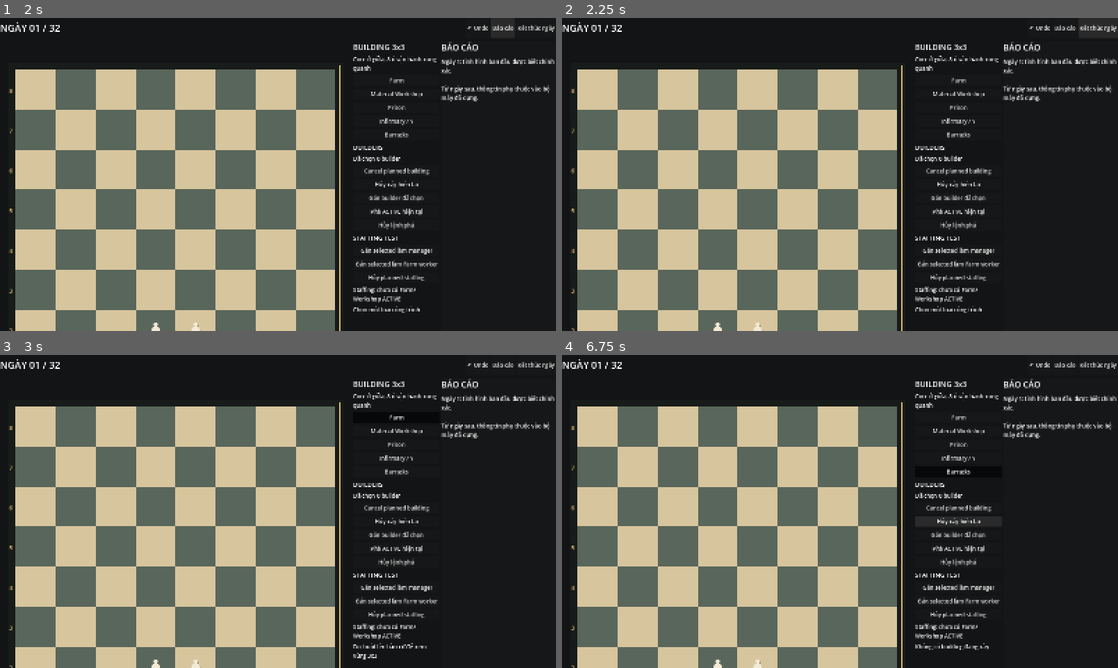
Above: before the commit, frames 1-4 (two rows, left to right).
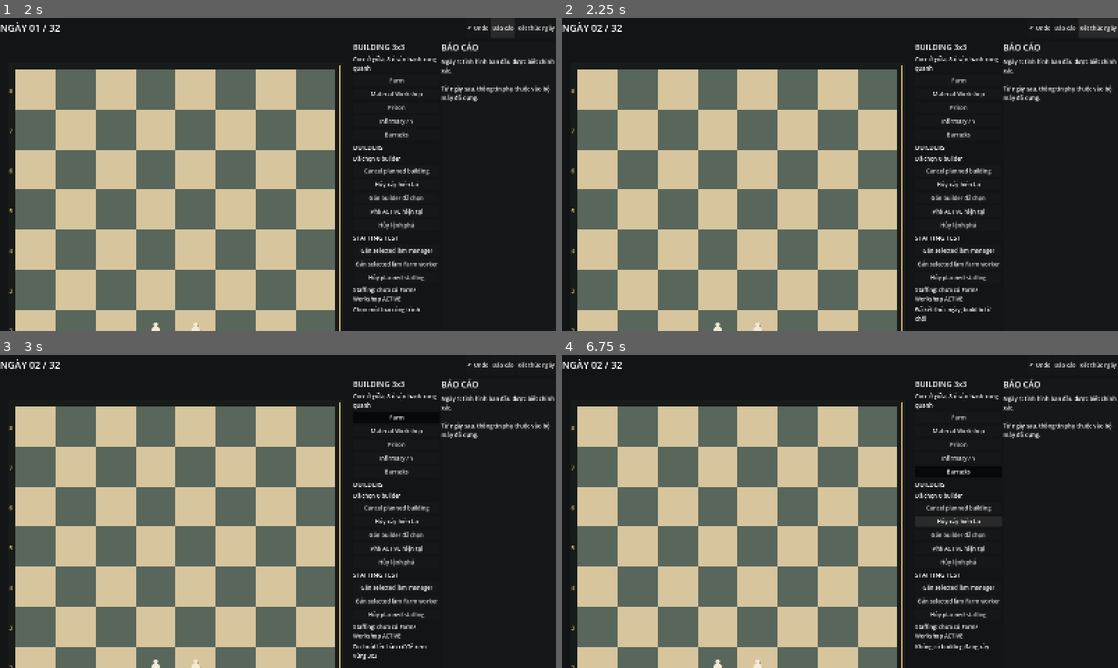
Above: after the commit, the same moments.

Repository: LonelyChromosome/demoX
Game: Godot game, scene res://src/app/main.tscn
The game is run twice, just before and just after one commit, with the same random seed, the same clock (stepped at 60 frames per second) and the same inputs.
Inputs:
- Up to frame 1 (2 s): click "↶ Undo" at 0.5 s; click "Báo cáo" at 1.25 s
- Up to frame 2 (2.25 s): click "Kết thúc ngày" at 2 s
- Up to frame 3 (3 s): click "Farm" at 2.75 s
- Up to frame 4 (6.75 s): click "Material Workshop" at 3.5 s; click "Prison" at 4.25 s; click "Infirmary / Y" at 5 s; click "Barracks" at 5.75 s; click "Hủy xây hiện tại" at 6.5 s

Frame 1 is identical in both runs. In frame 2, 0.2% of the frame differs, in the area x 6-78%, y 2-97%; in frame 3, less than 0.1%; in frame 4, less than 0.1%.
Error before the commit: Parse Error: Cannot infer the type of "has_work_ref" variable because the value doesn't have a set type. (res://src/systems/staffing_system.gd:174)

Commit message:
fix: type staffing unit work reference explicitly

Diff:
--- a/src/systems/staffing_system.gd
+++ b/src/systems/staffing_system.gd
@@ -168,13 +168,20 @@
 		for worker_id in old_building.worker_unit_ids:
 			old_staff_ids[worker_id] = true
 	var owners := {}
-	for unit in state.units.values():
-		if not (unit is UnitState):
-			continue
-		var has_work_ref := not unit.work_building_id.is_empty()
+	for candidate_unit in state.units.values():
+		if not (candidate_unit is UnitState):
+			continue
+		var unit := candidate_unit as UnitState
+		var has_work_ref: bool = not unit.work_building_id.is_empty()
 		if (
 			old_staff_ids.has(unit.id)
-			or (has_work_ref and (unit.work_building_id in assignments or not state.buildings.has(unit.work_building_id)))
+			or (
+				has_work_ref
+				and (
+					unit.work_building_id in assignments
+					or not state.buildings.has(unit.work_building_id)
+				)
+			)
 		):
 			unit.is_manager = false
 			unit.work_building_id = ""
